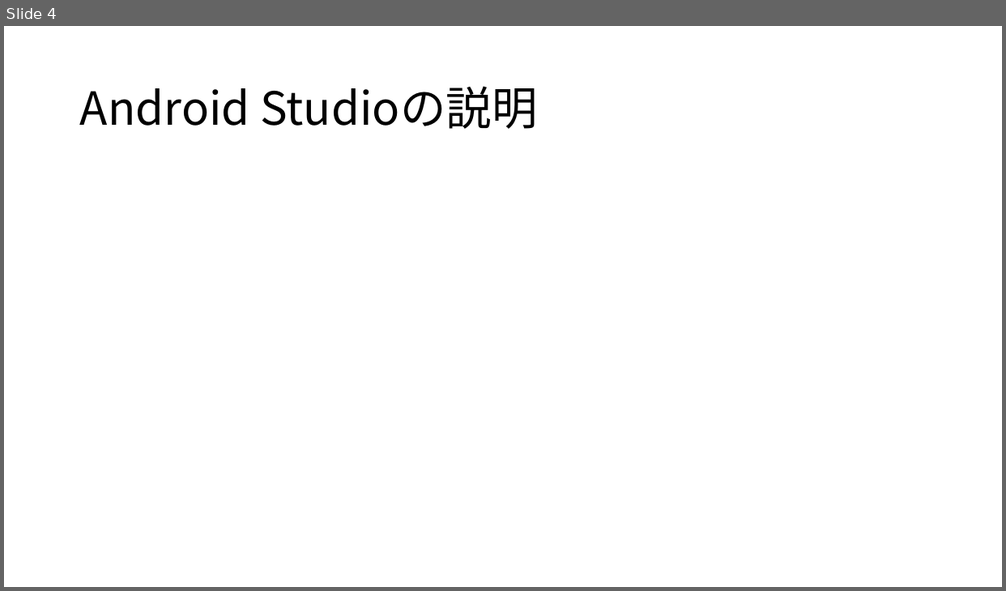
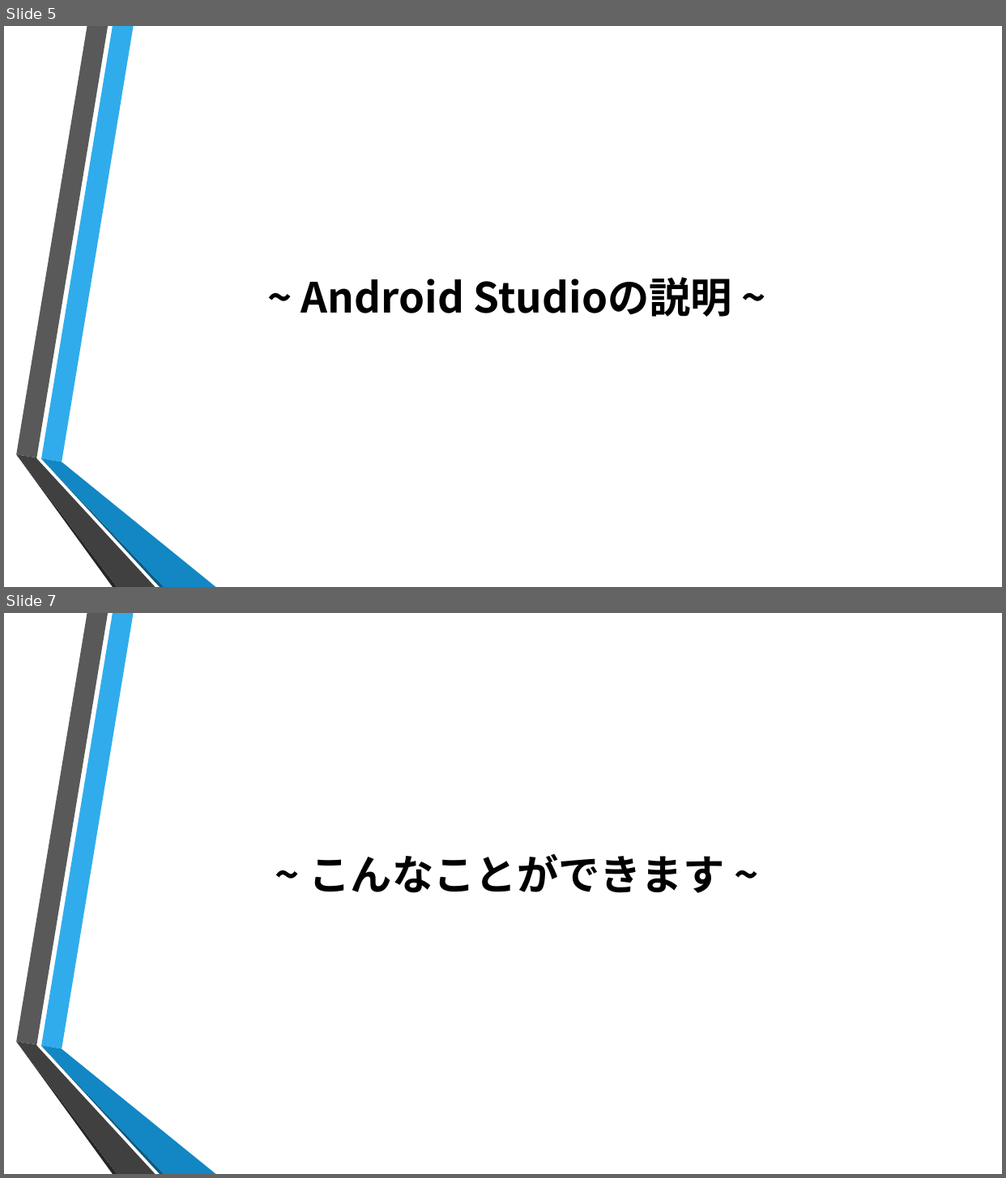
Before and after one commit to ColorSchemeSystem/1DaySummerIntern, a slide deck: 1day.pptx. Shown one above the other, each under a label of ours: slide 4 before the commit, slides 5 and 7 after it; the slides between them are not shown. The pictures are 1006x591 and 1006x1178 pixels, drawn with LibreOffice and Linux fonts; fonts in the diff are those of the drawing; background and template pictures are left out. Boxes give left, top, right and bottom in pixels: in the first picture for what was removed or moved away, otherwise in the second. Text is boxed around its words. In the diff, an @@ line names an element or a change of style, - is before the commit and + after.

```diff
--- a/1day.pptx
+++ b/1day.pptx
@@ slide 7 added at (4,613,1002,1174), background picture (left out); not listed: 6 template elements that a slide beside it also shows @@
@@ title added at (309,854,725,893), 40 pt, text #000000, bold @@
+~ こんなことができます ~
@@ what was slide 4 is now slide 5 @@
@@ slide 5 changed as well @@
@@ title at (301,277,732,317): text changed; size 44 to 40 pt; bold on @@
-Android Studioの説明
+~ Android Studioの説明 ~
@@ group added at (16,26,216,587): 6 freeform shapes @@
```
Also in this commit, not shown: 9 other slides changed, 9 other slides added, 3 slides removed.
